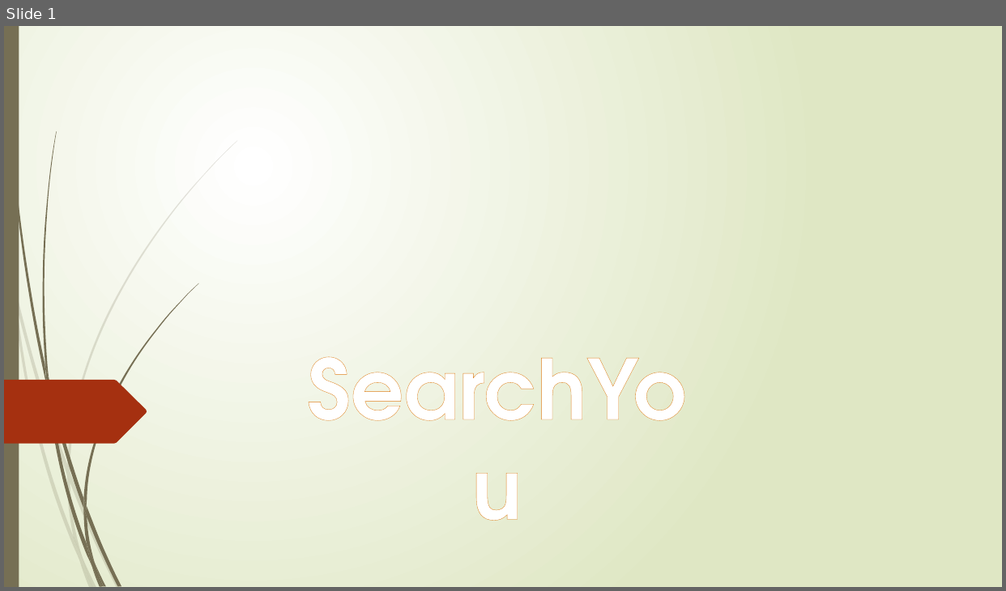
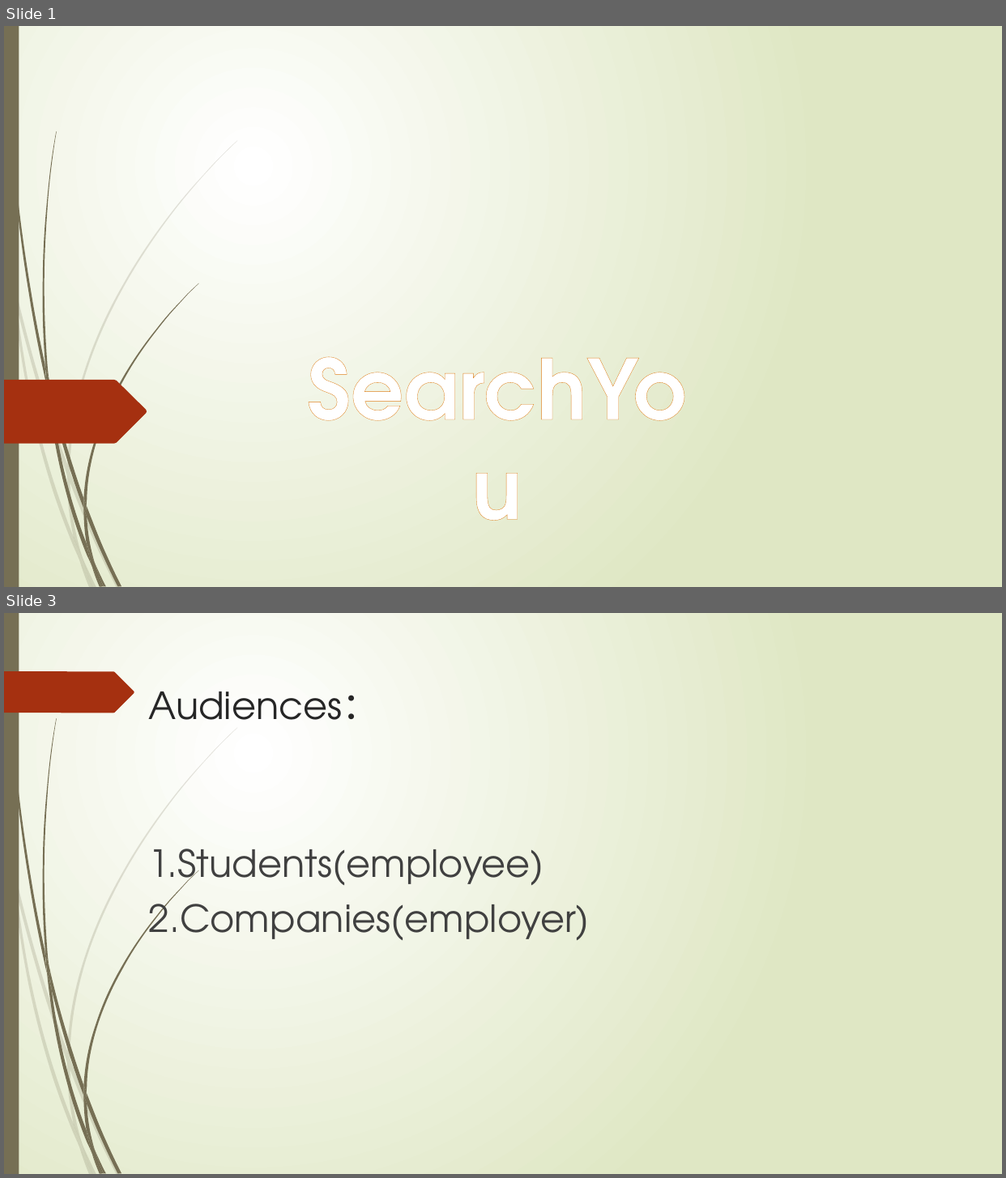
Before and after one commit to MobileApps-BJTU/OnlyYou, a slide deck: SearchYou-ppt.pptx. Shown one above the other, each under a label of ours: slide 1 before the commit, slides 1 and 3 after it; the slides between them are not shown. The pictures are 1006x591 and 1006x1178 pixels, drawn with LibreOffice and Linux fonts; fonts in the diff are those of the drawing. Boxes give left, top, right and bottom in pixels: in the first picture for what was removed or moved away, otherwise in the second. Text is boxed around its words. In the diff, an @@ line names an element or a change of style, - is before the commit and + after.

```diff
--- a/SearchYou-ppt.pptx
+++ b/SearchYou-ppt.pptx
@@ slide 3 added at (4,613,1002,1174), background gradient #FFFFFF to #DFE8C4; not listed: 23 template elements that a slide beside it also shows @@
@@ freeform shape added at (4,671,134,713), fill #A53010 @@
@@ title added at (149,692,380,720), 36 pt, text #262626 @@
+Audiences：
@@ text added at (149,849,590,940), 36 pt, text #404040 @@
+1.Students(employee)
+2.Companies(employer)
```
Also in this commit, not shown: 1 other slide added, 2 other files.
